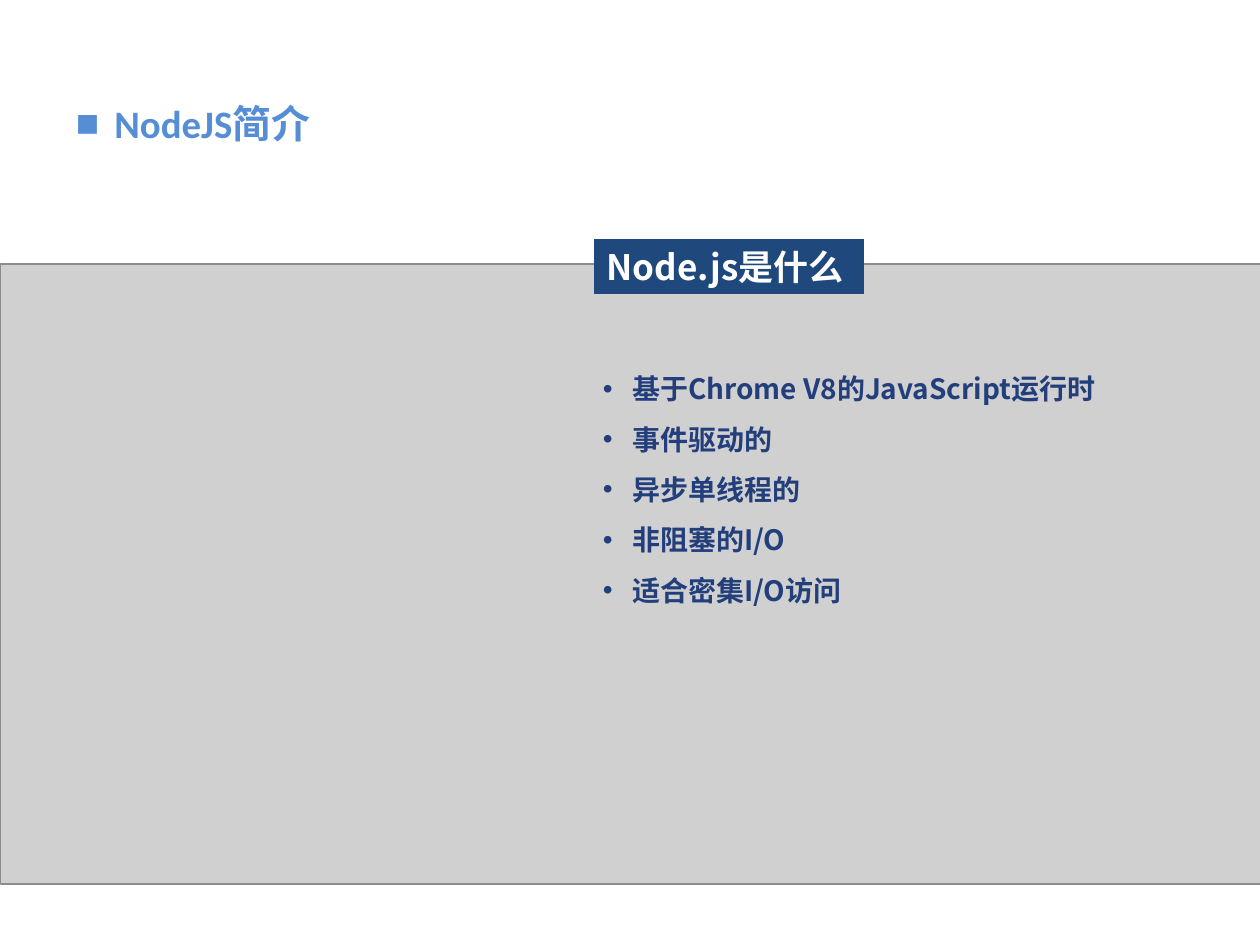
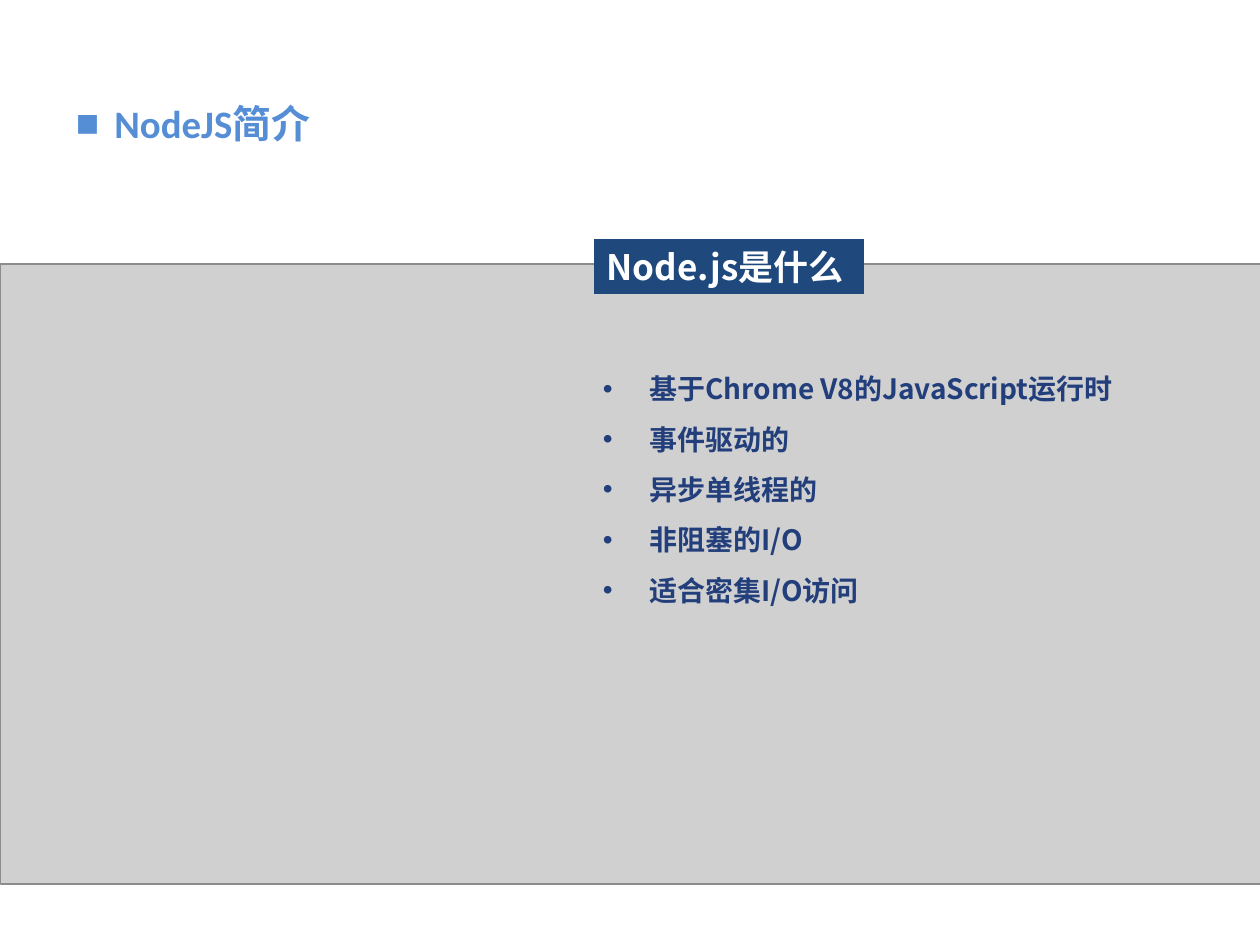
Before and after one commit to vaik/Documents, a slide deck: slide 4 of 我的分享/NodeJS基础概念理解.ppt. Drawn at 1260x945 pixels with LibreOffice and Linux fonts; fonts in the diff are those of the drawing; grey boxes stand for pictures; background and template pictures are left out. Boxes give left, top, right and bottom in pixels: in the first picture for what was removed or moved away, otherwise in the second. Text is boxed around its words. In the diff, an @@ line names an element or a change of style, - is before the commit and + after.

```diff
--- a/我的分享/NodeJS基础概念理解.ppt
+++ b/我的分享/NodeJS基础概念理解.ppt
@@ text "基于Chrome V8的JavaScript运行时" at bbox=[650, 375, 1113, 606]: indent changed @@
```
Also in this commit, not shown: 9 other slides changed, 1 slide added, 1 slide removed.
